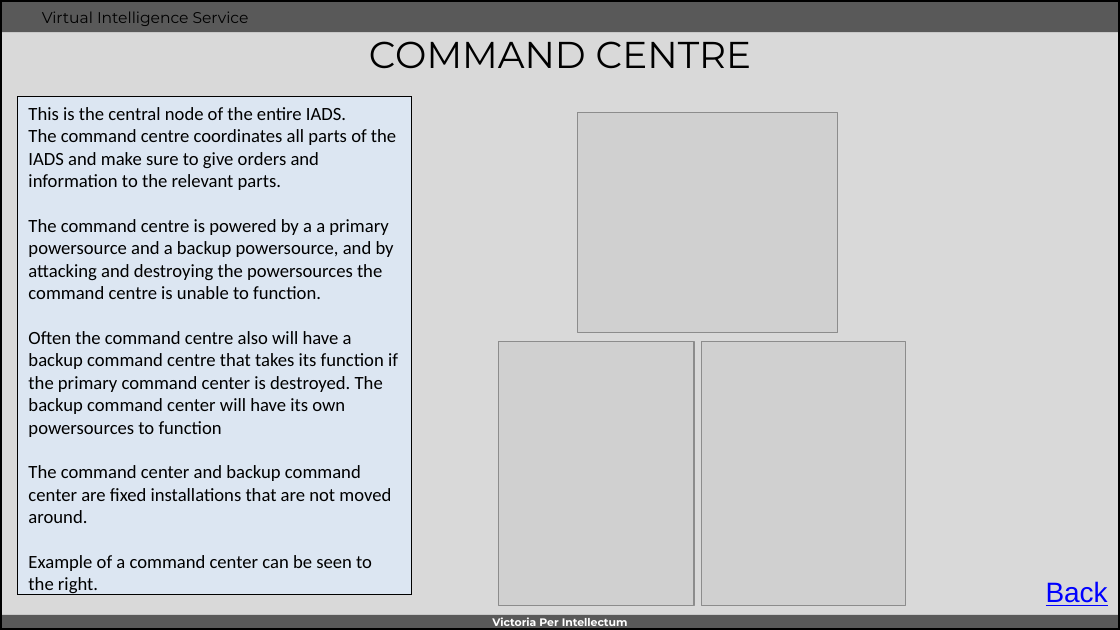
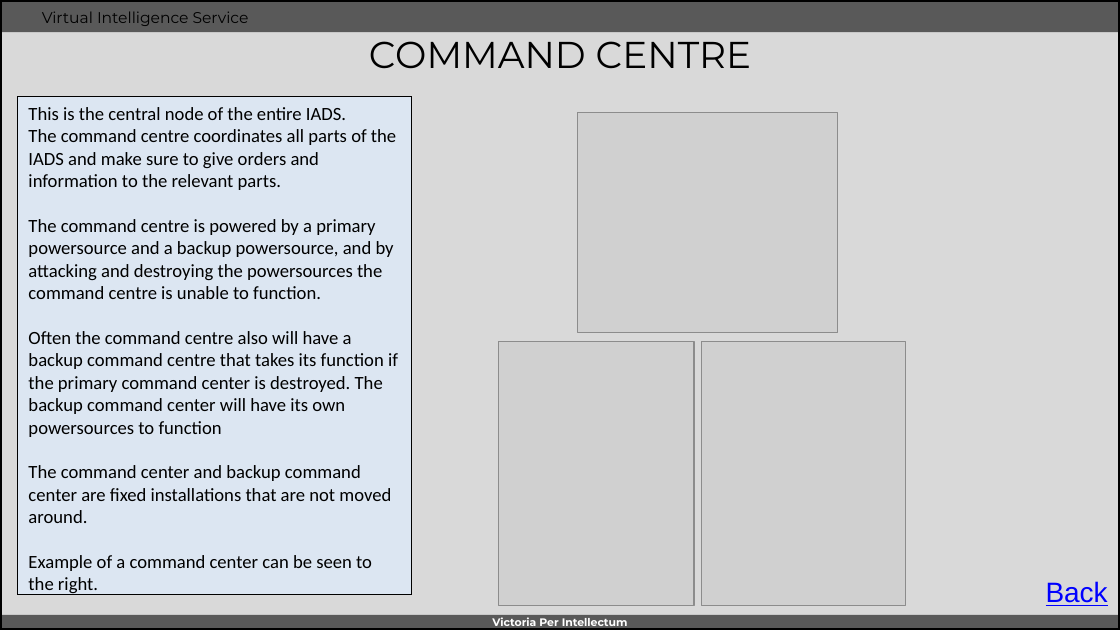
Before and after one commit to 132nd-vWing/VIS, a slide deck: slide 4 of OPAR/INTREP VIS OPAR-002 - Syrian IADS.pptx. Drawn at 1120x630 pixels with LibreOffice and Linux fonts; fonts in the diff are those of the drawing; grey boxes stand for pictures; background and template pictures are left out. Boxes give left, top, right and bottom in pixels: in the first picture for what was removed or moved away, otherwise in the second. Text is boxed around its words. In the diff, an @@ line names an element or a change of style, - is before the commit and + after.

```diff
--- a/OPAR/INTREP VIS OPAR-002 - Syrian IADS.pptx
+++ b/OPAR/INTREP VIS OPAR-002 - Syrian IADS.pptx
@@ text in rectangle at (x1=28, y1=219, x2=394, y2=299): text changed @@
-The command centre is powered by a a primary powersource and a backup powersource, and by attacking and destroying the powersources the command centre is unable to function.
+The command centre is powered by a primary powersource and a backup powersource, and by attacking and destroying the powersources the command centre is unable to function.
```
Also in this commit, not shown: 6 other slides changed.
